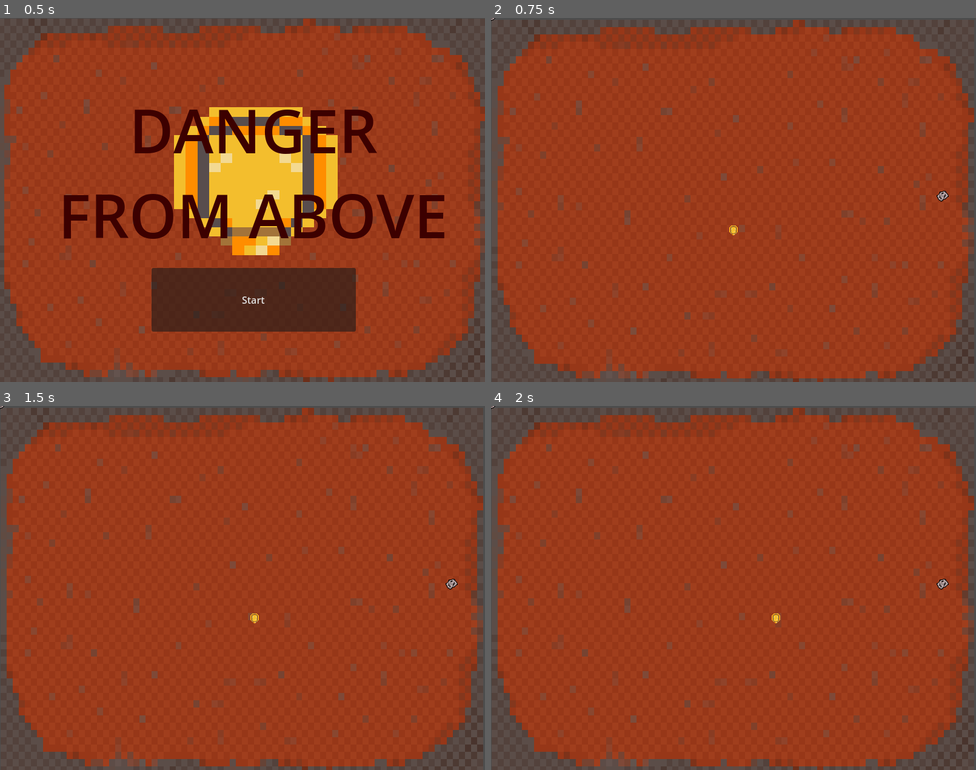
Above: before the commit, frames 1-4 (two rows, left to right).
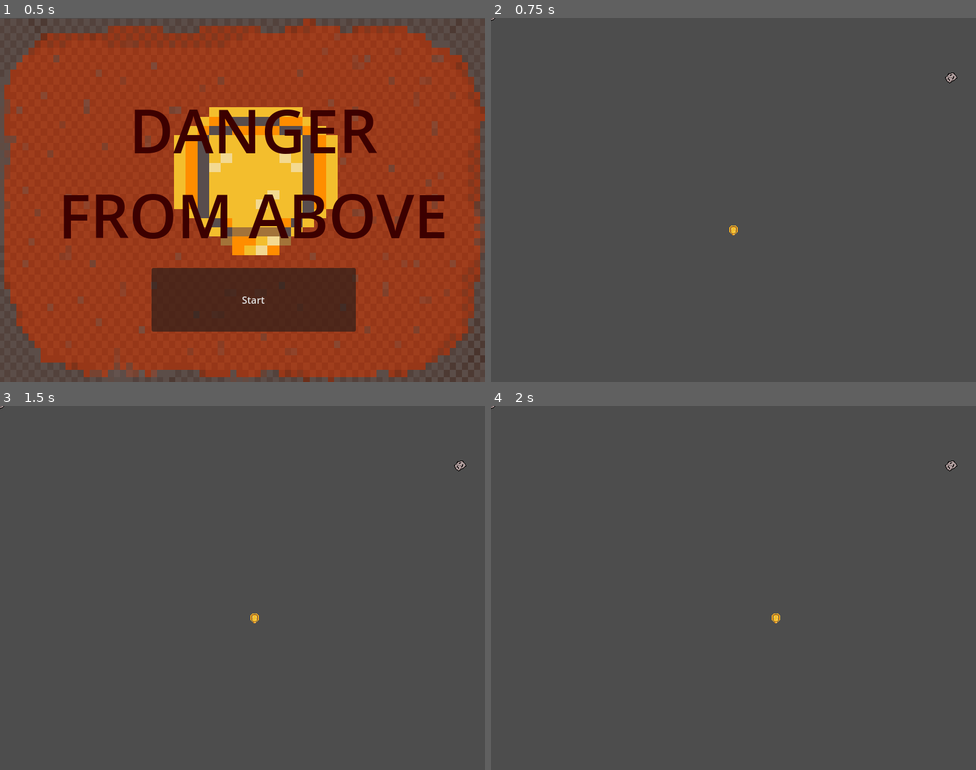
Above: after the commit, the same moments.

Repository: GraceLanBM/ProjectLimitedSpace
Game: Godot game, scene res://menu/StartMenu.tscn
Two runs of this game, one before a commit and one after it. Both use one fixed random seed, a clock stepped at 60 frames per second and the inputs below.
Inputs:
- Up to frame 1 (0.5 s): no input
- Up to frame 2 (0.75 s): click "Start" at 0.5 s
- Up to frame 3 (1.5 s): tap Enter at 1.25 s; hold D (move_right) from 1.28 s (still down)
- Up to frame 4 (2 s): keep holding D (move_right)

Frame 1 is identical in both runs. In frame 2, 89% of the frame differs, in the area x 1-100%, y 0-100%; in frame 3, 89%; in frame 4, 89%.

Commit message:
the rocks have collision to each other now.

Diff:
--- a/main.gd
+++ b/main.gd
@@ -20,8 +20,8 @@
 		var shadow = preload("res://rock/rock.tscn").instantiate()
 		while true:
 			# generate new rock position
-			shadow_x = randi_range(0, 750)
-			shadow_y = randi_range(100, 550)
+			shadow_x = randi_range(0, 20) * 40
+			shadow_y = randi_range(0, 13) * 40 + 100
 			# debug info
 			print("x=", shadow_x, "y=", shadow_y)
 			# check if the position not has a rock
--- a/main.tscn
+++ b/main.tscn
@@ -1,19 +1,12 @@
-[gd_scene load_steps=6 format=3 uid="uid://dvkxwabls2hu1"]
+[gd_scene load_steps=5 format=3 uid="uid://dvkxwabls2hu1"]
 
 [ext_resource type="Script" path="res://main.gd" id="1_1pgh2"]
 [ext_resource type="PackedScene" uid="uid://rouhfei2s8lk" path="res://player/player.tscn" id="1_cjq46"]
-[ext_resource type="Texture2D" uid="uid://j5315gq8yb3k" path="res://images/Background.png" id="2_86254"]
 [ext_resource type="Script" path="res://menu/TotalTimer.gd" id="2_funbm"]
 [ext_resource type="PackedScene" uid="uid://d3c3lvsn1k3y3" path="res://rock/rock.tscn" id="3_trbkf"]
 
 [node name="Main" type="Node"]
 script = ExtResource("1_1pgh2")
-
-[node name="Background" type="Sprite2D" parent="."]
-texture_filter = 1
-position = Vector2(399, 304.5)
-scale = Vector2(9.95, 12.06)
-texture = ExtResource("2_86254")
 
 [node name="Player" parent="." instance=ExtResource("1_cjq46")]
 
@@ -33,3 +26,5 @@
 position = Vector2(400, 350)
 
 [node name="Rock" parent="." instance=ExtResource("3_trbkf")]
+
+[connection signal="hit" from="Player" to="Rock" method="_on_player_hit"]
